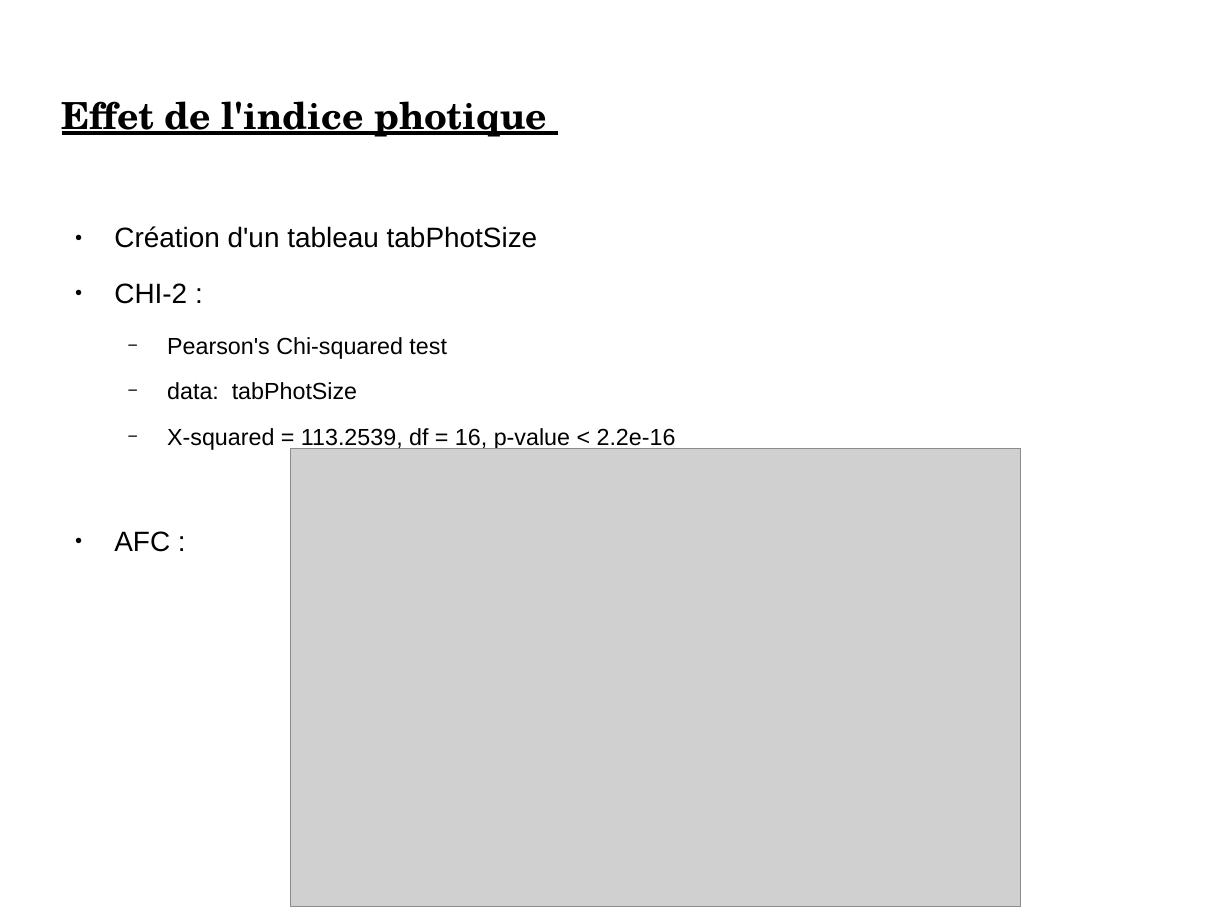
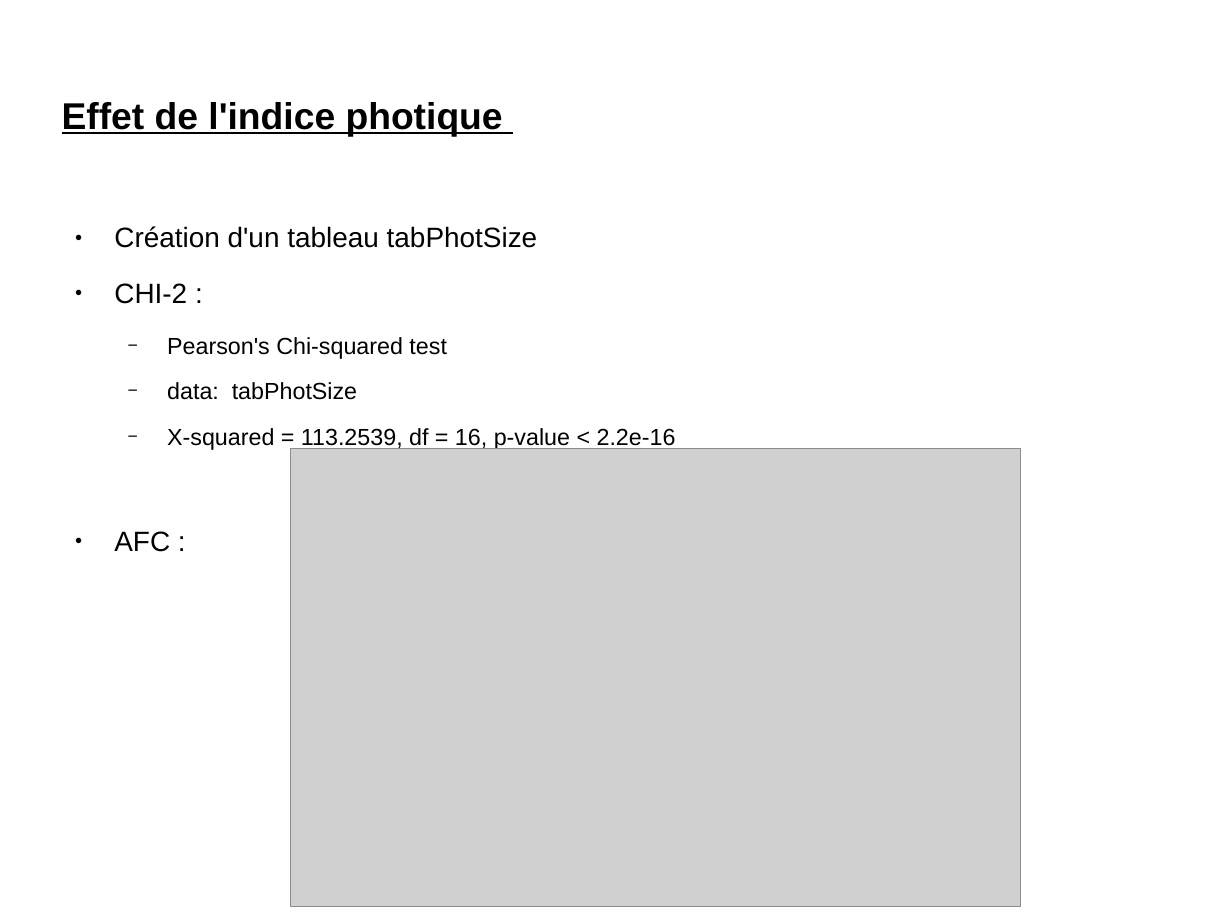
Before and after one commit to MaxChaza/MABS, a slide deck: slide 10 of Analyse_Multivariée/projetAM/Powerpoint_ADM.odp. Drawn at 1232x924 pixels with LibreOffice and Linux fonts; fonts in the diff are those of the drawing; grey boxes stand for pictures; background and template pictures are left out. Boxes give left, top, right and bottom in pixels: in the first picture for what was removed or moved away, otherwise in the second. Text is boxed around its words. In the diff, an @@ line names an element or a change of style, - is before the commit and + after.

```diff
--- a/Analyse_Multivariée/projetAM/Powerpoint_ADM.odp
+++ b/Analyse_Multivariée/projetAM/Powerpoint_ADM.odp
@@ title "Effet de l'indice photique" at (x1=62, y1=102, x2=503, y2=137): font TeX Gyre Schola to Arial @@
```
Also in this commit, not shown: 6 other slides changed, 18 other files.
